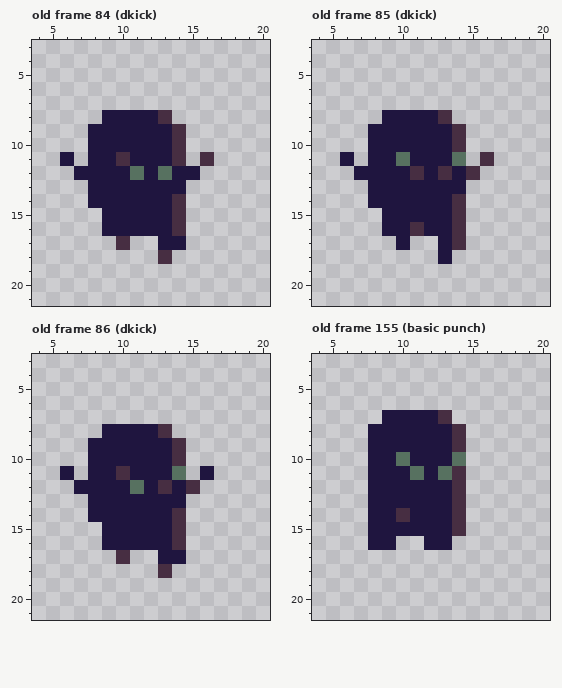
Pixel-art file -- game/assets/gamer.aseprite. Above is the file before it was changed.
24x24 pixels, 201 frames. Shown: old frame 84 (dkick): x 4..20, y 3..21; old frame 85 (dkick): x 4..20, y 3..21; old frame 86 (dkick): x 4..20, y 3..21; old frame 155 (basic punch): x 4..20, y 3..21. The commit also changed other frames, which this record leaves out.
New version:
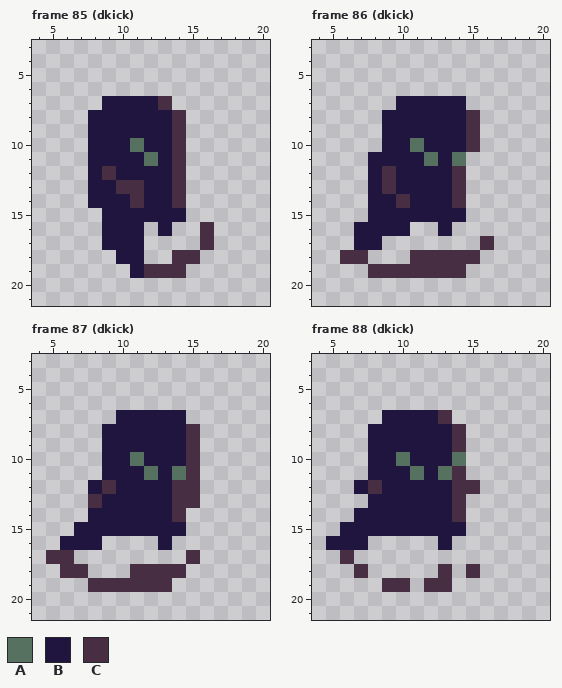
Palette (. is transparent): A #577160  B #1f153f  C #472e42
A new or re-ordered frame is compared with the old frame closest to it.
From old to new:
frames 201 -> 213
Changed rows in their new state; - is an unchanged pixel.
Frame 85 (dkick) against old frame 84 (dkick), layer "chud":
first column x 6:
 7 ---BBBBC---
 8 --B----BC--
10 -----A-----
11 .---B-A---.
12 -.-C-B-BC.-
13 ----CC--C--
14 -----C-----
15 --------B--
16 ------.-.-C
17 ---BBB-..-C
18 ----BB-.CC-
19 -----BCCC--
Frame 86 (dkick) against old frame 85 (dkick), layer "chud":
first column x 6:
 7 ----BBBBB--
 8 -------BBC-
 9 --.-----BC-
10 --.--A--BC-
11 .---B-A---.
12 -.-C-B-BC.-
13 ---C----C--
14 ----C------
15 --B-----B--
16 -BB--..-.--
17 -BB-.--..-C
18 CC---CCCCC-
19 --CCCCCCC--
Frame 87 (dkick) against old frame 86 (dkick), layer "chud":
first column x 5:
 7 -----BBBBB--
 8 --------BBC-
 9 ---.-----BC-
10 ---.--A--BC-
11 -.-.-B-A--C.
12 --.-C-B-BC--
13 ---C-----CC-
15 --BB-----B--
16 -BBB....-.--
17 CC---.--..C-
18 -CC---CC-C--
19 ---CCCCCC---
Frame 88 (dkick) is new; against old frame 155 (basic punch), layer "chud":
first column x 5:
12 --BC------C
14 --B--B-----
15 -BB------B-
16 BBB..--.---
17 -C---------
18 --C-----C-C
19 ----CC-CC--
